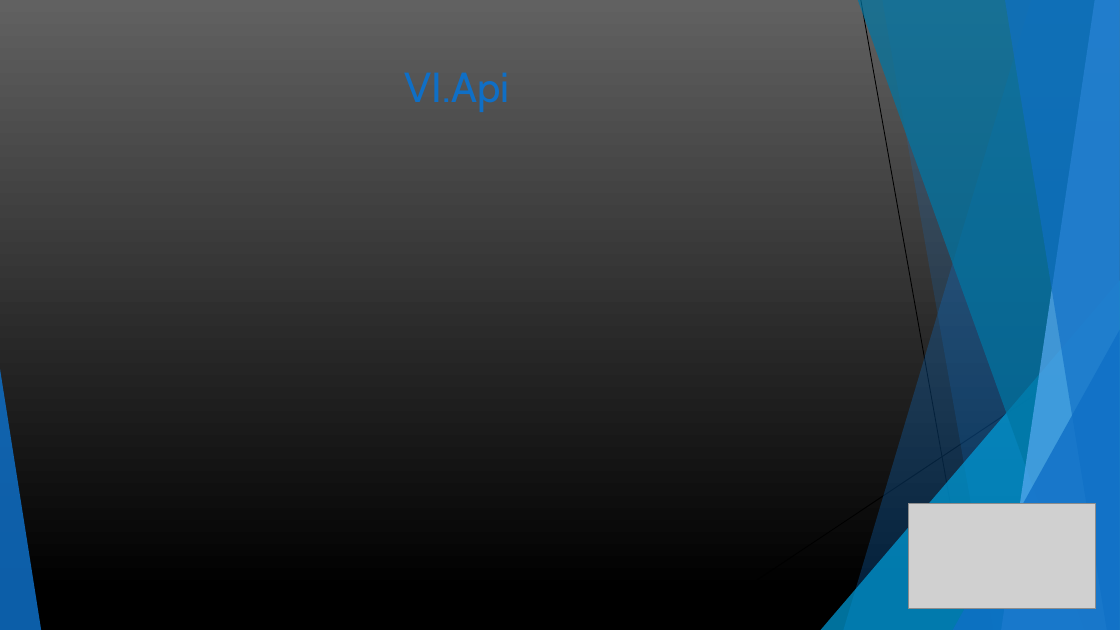
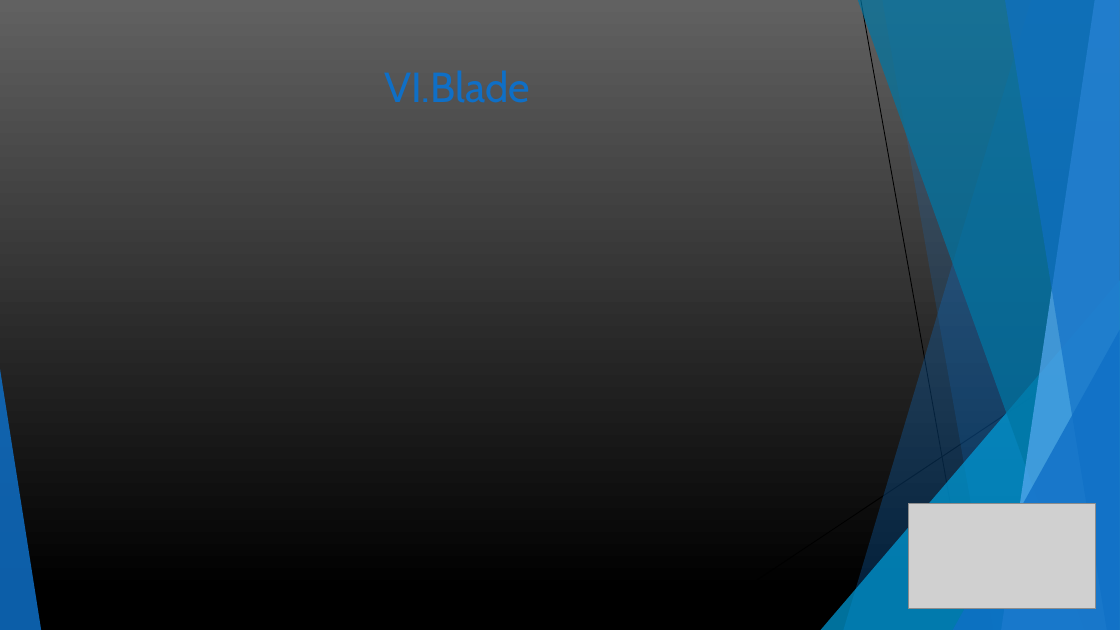
Before and after one commit to guillaumew74/WebProject, a slide deck: slide 8 of ressources/diapo projet.pptx. Drawn at 1120x630 pixels with LibreOffice and Linux fonts; fonts in the diff are those of the drawing; grey boxes stand for pictures. Boxes give left, top, right and bottom in pixels: in the first picture for what was removed or moved away, otherwise in the second. Text is boxed around its words. In the diff, an @@ line names an element or a change of style, - is before the commit and + after.

```diff
--- a/ressources/diapo projet.pptx
+++ b/ressources/diapo projet.pptx
@@ title at (384, 70, 530, 103): text changed @@
-VI.Api
+VI.Blade
```
Also in this commit, not shown: 5 other slides changed, 6 slides added, 2 slides removed.
